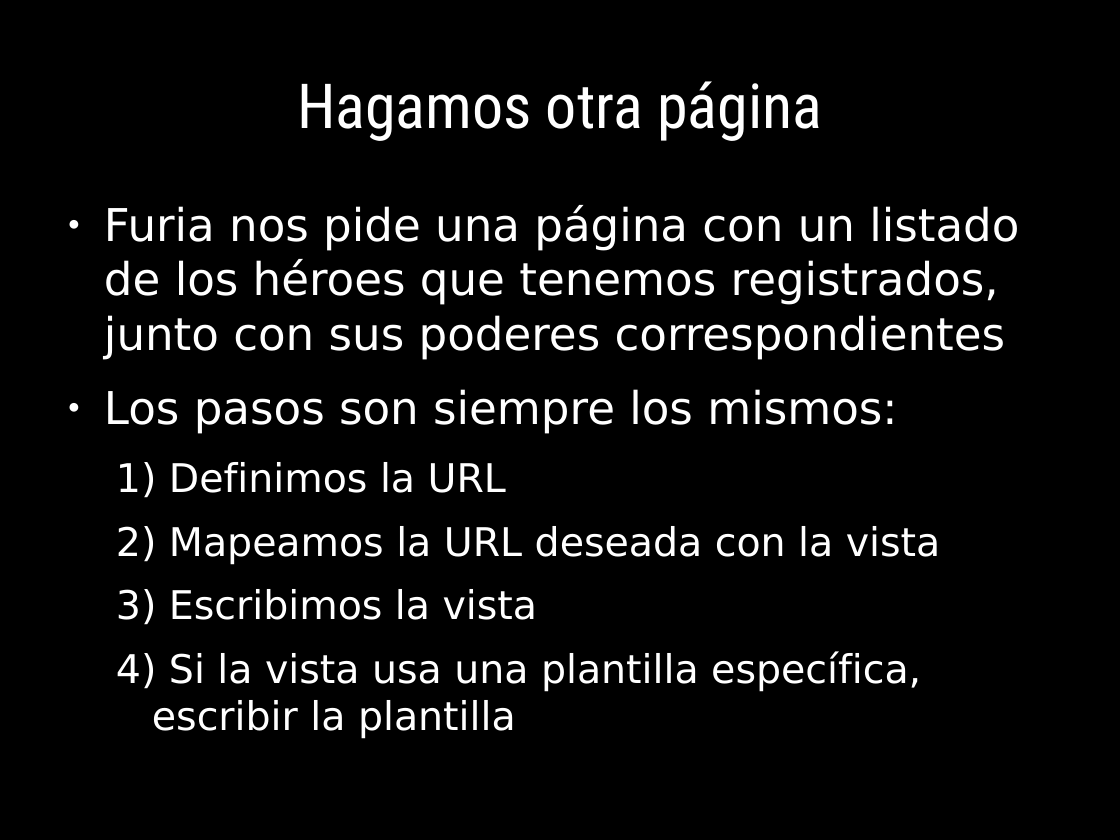
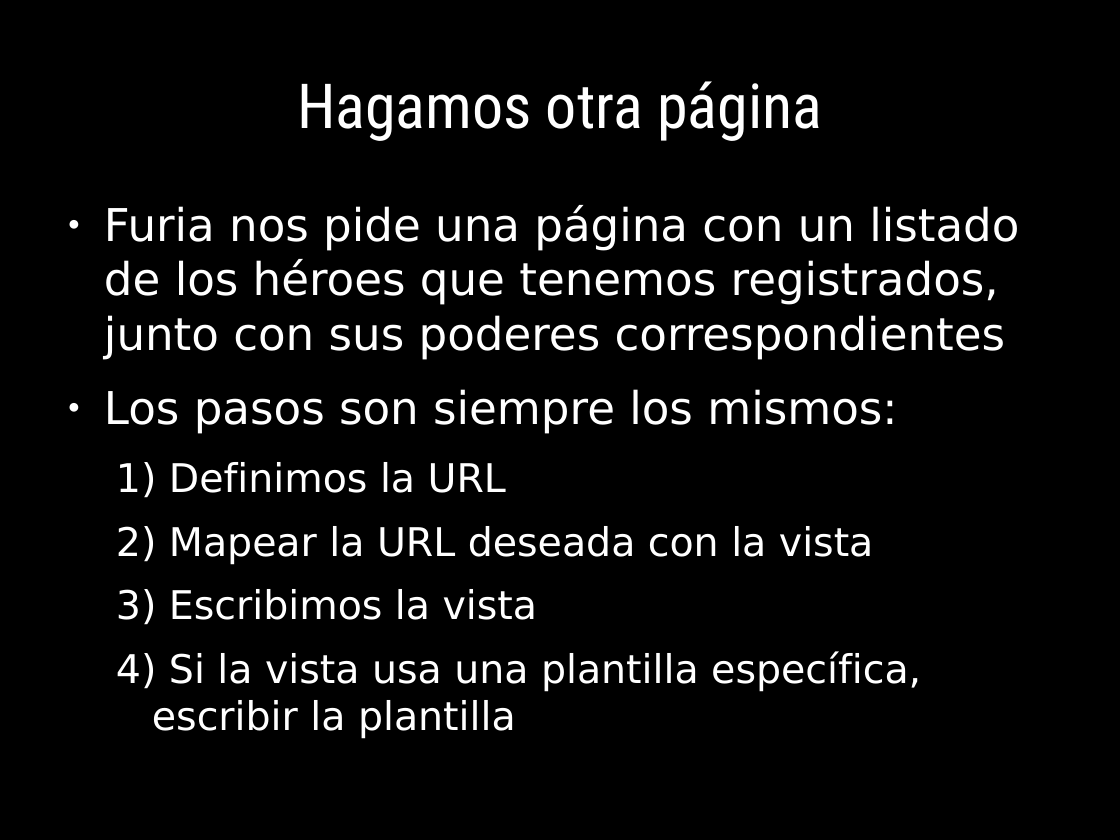
Before and after one commit to euribates/curso-django, a slide deck: slide 88 of presentacion/curso_django.odp (slide 76 before the commit). Drawn at 1120x840 pixels with LibreOffice and Linux fonts; fonts in the diff are those of the drawing. Boxes give left, top, right and bottom in pixels: in the first picture for what was removed or moved away, otherwise in the second. Text is boxed around its words. In the diff, an @@ line names an element or a change of style, - is before the commit and + after.

```diff
--- a/presentacion/curso_django.odp
+++ b/presentacion/curso_django.odp
@@ text at (169, 526, 873, 565): text changed @@
-  2) Mapeamos la URL deseada con la vista
+  2) Mapear la URL deseada con la vista
```
Also in this commit, not shown: 31 other slides changed, 14 slides added, 2 slides removed, 11 other files.
